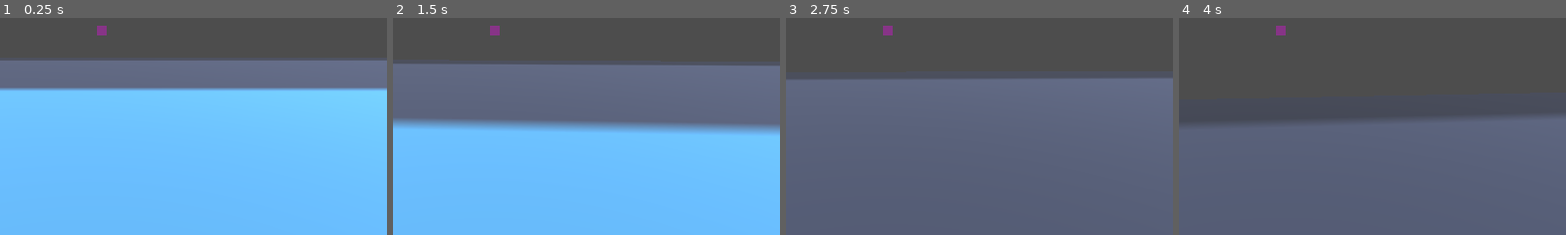
Above: before the commit, frames 1-4 (left to right).
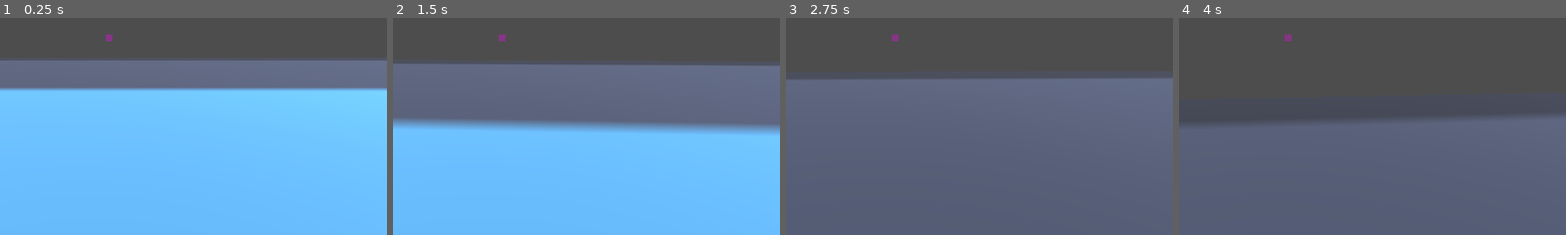
Above: after the commit, the same moments.

Repository: mabanana/FPS-Project-A
Game: Godot game, scene res://test_scene.tscn
Two runs of this game, one before a commit and one after it. Both use one fixed random seed, a clock stepped at 60 frames per second and the inputs below. The engine's default icon, where the game draws it, is replaced by a stand-in: a white triangle on a blue panel in a dark square.
Inputs (mouse positions are % of the whole screen's width and height, from its top left):
- Up to frame 1 (0.25 s): no input
- Up to frame 2 (1.5 s): tap Enter (ui_accept) at 0.5, 0.77 s; move the mouse to (55, 50) at 0.52 s; press the mouse at (55, 50) at 0.53 s; hold Up (ui_up) from 0.53 s (still down); move the mouse to (45, 50) at 1.27 s; release the mouse at (45, 50) at 1.28 s; click (45, 50) at 1.35 s
- Up to frame 3 (2.75 s): keep holding Up (ui_up); tap Enter (ui_accept) at 1.52 s; move the mouse to (52, 48) at 2.02 s; press the mouse at (52, 48) at 2.03 s
- Up to frame 4 (4 s): keep holding Up (ui_up); tap Enter (ui_accept) at 2.75, 3.02, 3.5, 3.77 s; move the mouse to (49, 52) at 2.77 s; release the mouse at (49, 52) at 2.78 s; click (49, 52) at 2.85 s; move the mouse to (57, 51) at 3.52 s; press the mouse at (57, 51) at 3.53 s
The pictures show only the part of the screen within x 36-86%, y 45-95%; the shares and areas given below are measured in that part.

The runs differ from the first frame. In frame 1, 0.2% of the frame differs, in the area x 25-30%, y 3-11%; in frame 2, 0.2%; in frame 3, 0.2%; in frame 4, 0.2%.

Commit message:
Add bullet holes

Diff:
--- a/DamageNumber.gd
+++ b/DamageNumber.gd
@@ -18,5 +18,4 @@
 func _process(delta):
 	var tween = get_tree().create_tween()
 	tween.tween_property(self, "position", rand_position, 2)
-	tween.tween_property(self, "scale", Vector2(), 2)
 	tween.tween_callback(queue_free)
--- /dev/null
+++ b/bullet_hole.gd
@@ -0,0 +1,13 @@
+extends Node3D
+class_name BulletHole
+
+func _ready():
+	scale *= 0.1
+	rotation.x = (randf_range(0,180))
+	rotation.y = (randf_range(0,180))
+	rotation.z = (randf_range(0,180))
+
+func _process(delta):
+	var tween = get_tree().create_tween()
+	tween.tween_property($MeshInstance3D, "transparency", 1, 5)
+	tween.tween_callback(queue_free)
--- /dev/null
+++ b/bullet_hole.tscn
@@ -0,0 +1,16 @@
+[gd_scene load_steps=4 format=3 uid="uid://bksgupr5irgc6"]
+
+[ext_resource type="Script" path="res://bullet_hole.gd" id="1_qd1bf"]
+
+[sub_resource type="StandardMaterial3D" id="StandardMaterial3D_yiegv"]
+transparency = 1
+albedo_color = Color(0.513726, 0.203922, 0.501961, 1)
+
+[sub_resource type="BoxMesh" id="BoxMesh_11k8l"]
+material = SubResource("StandardMaterial3D_yiegv")
+
+[node name="BulletHole" type="Node3D"]
+script = ExtResource("1_qd1bf")
+
+[node name="MeshInstance3D" type="MeshInstance3D" parent="."]
+mesh = SubResource("BoxMesh_11k8l")
--- a/hud.tscn
+++ b/hud.tscn
@@ -29,9 +29,18 @@
 
 [node name="Reticle" type="TextureRect" parent="Control"]
 modulate = Color(1, 1, 1, 0.32549)
-layout_mode = 0
-offset_right = 15.0
-offset_bottom = 15.0
+layout_mode = 1
+anchors_preset = 8
+anchor_left = 0.5
+anchor_top = 0.5
+anchor_right = 0.5
+anchor_bottom = 0.5
+offset_left = -7.5
+offset_top = -7.5
+offset_right = 2.5
+offset_bottom = 2.5
+grow_horizontal = 2
+grow_vertical = 2
 texture = SubResource("PlaceholderTexture2D_bawmo")
 
 [node name="VBoxContainer" type="VBoxContainer" parent="."]
--- a/player.gd
+++ b/player.gd
@@ -82,4 +82,4 @@
 	var result = space_state.intersect_ray(query)
 	if result:
 		if result.collider.has_method("take_damage"):
-			result.collider.take_damage(randf_range(gun.gun.damage_floor, gun.gun.damage_ceiling), self)
+			result.collider.take_damage(randf_range(gun.gun.damage_floor, gun.gun.damage_ceiling), self, result.position)
--- a/target_dummy.gd
+++ b/target_dummy.gd
@@ -1,10 +1,15 @@
 extends CharacterBody3D
 class_name TargetDummy
 @onready var damage_number: PackedScene = preload("res://DamageNumber.tscn")
+@onready var bullet_hole: PackedScene = preload("res://bullet_hole.tscn")
+const POSITION_FORESHORTEN = 1
 
-func take_damage(damage, dealer):
+func take_damage(damage, dealer, damage_position):
 	var new_damage_number = damage_number.instantiate()
 	new_damage_number.damage_number = damage
 	var direction_to_dealer = position.direction_to(dealer.position)
-	new_damage_number.position += direction_to_dealer*1.5
+	new_damage_number.position = (damage_position - position) + (direction_to_dealer  * POSITION_FORESHORTEN)
+	var new_bullet_hole = bullet_hole.instantiate()
+	new_bullet_hole.position = (damage_position - position)
+	add_child(new_bullet_hole)
 	add_child(new_damage_number)
